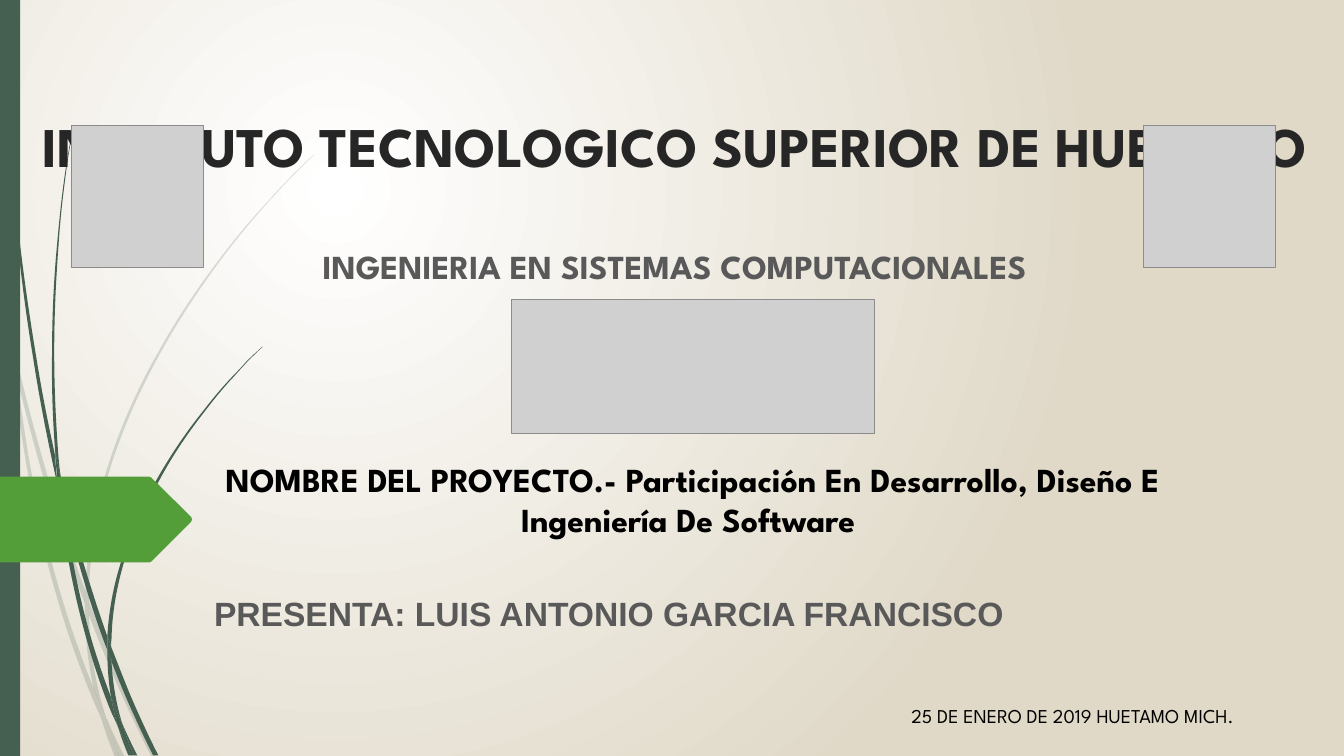
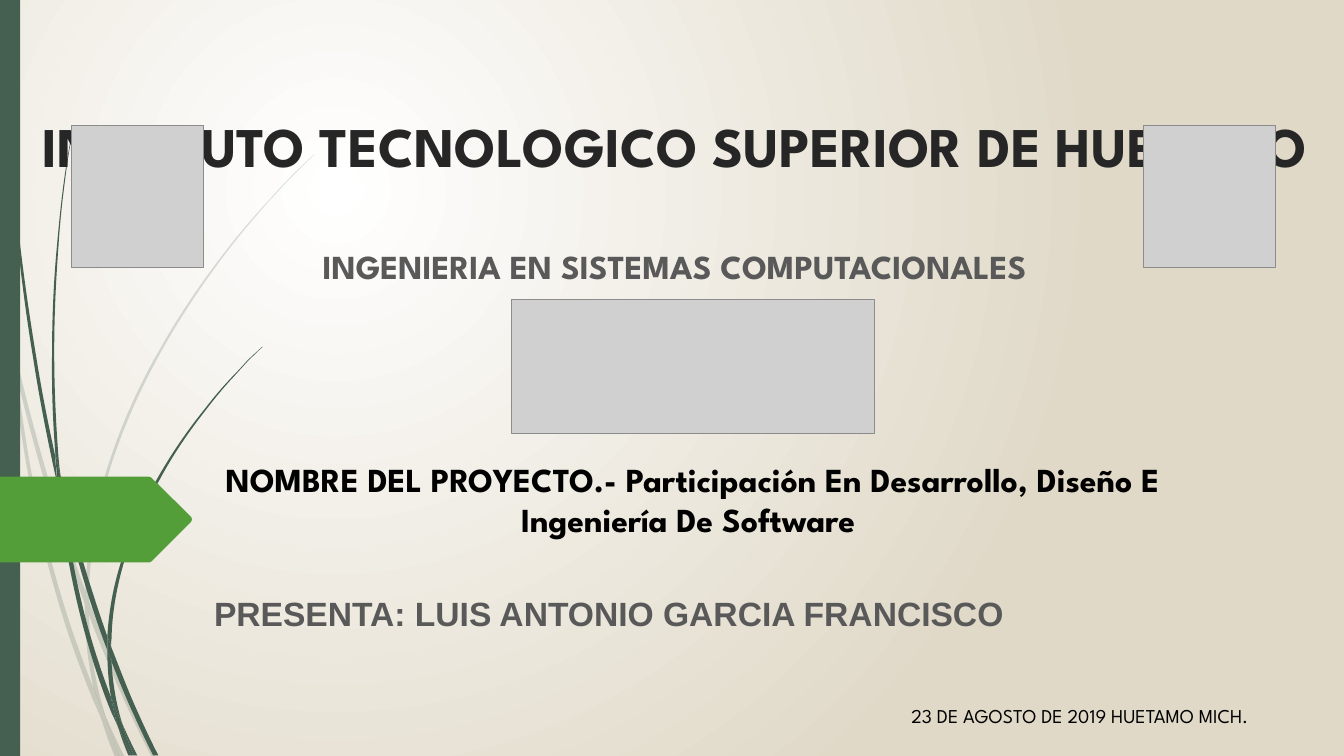
Before and after one commit to TonoGafa/paginaWebDany, a slide deck: slide 1 of img/PresentacionTitulacion.pptx. Drawn at 1344x756 pixels with LibreOffice and Linux fonts; fonts in the diff are those of the drawing; grey boxes stand for pictures. Boxes give left, top, right and bottom in pixels: in the first picture for what was removed or moved away, otherwise in the second. Text is boxed around its words. In the diff, an @@ line names an element or a change of style, - is before the commit and + after.

```diff
--- a/img/PresentacionTitulacion.pptx
+++ b/img/PresentacionTitulacion.pptx
@@ text at bbox=[911, 710, 1248, 724]: text changed @@
-25 DE ENERO DE 2019 HUETAMO MICH.
+23 DE AGOSTO DE 2019 HUETAMO MICH.
```
Also in this commit, not shown: 4 slides removed, 2 other files.
